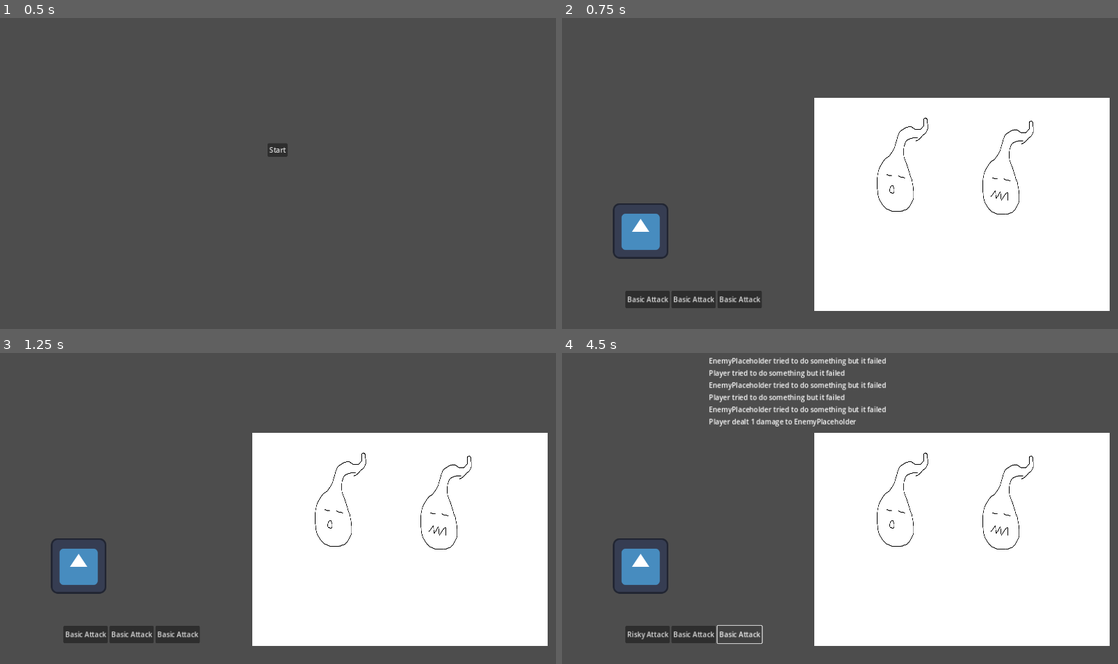
Above: before the commit, frames 1-4 (two rows, left to right).
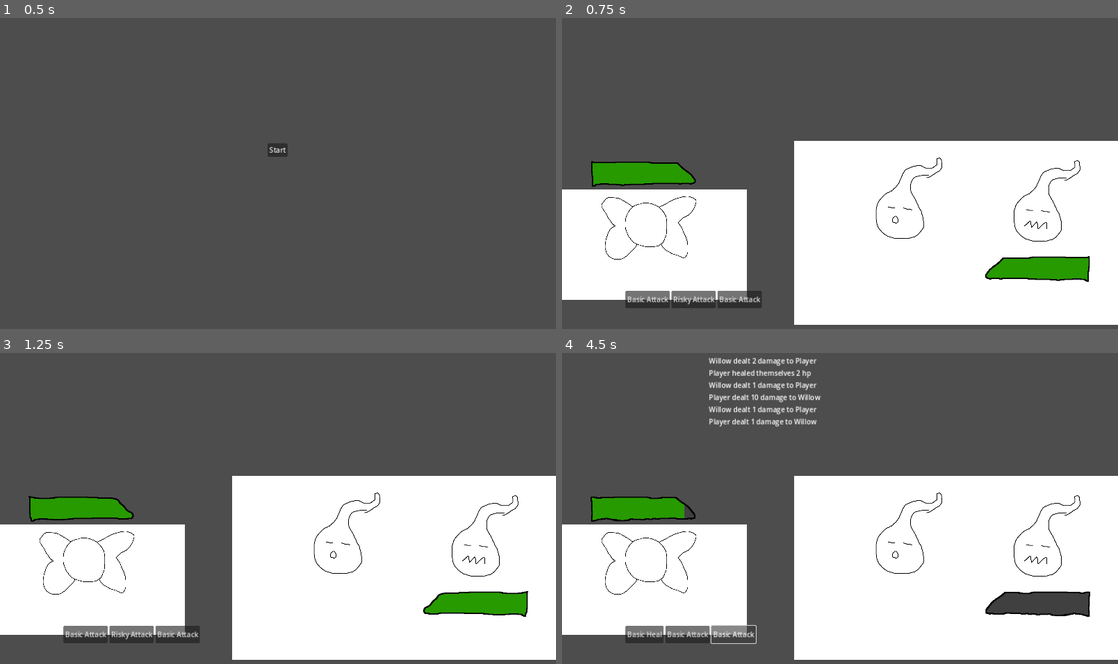
Above: after the commit, the same moments.

Repository: bonsaipropaganda/mini-jam-139
Game: Godot game, scene res://scenes/UI/main_menu.tscn
Same seed, same stepped clock (60 frames per second), same inputs: the game is played once before the commit and once after it. The engine's default icon, where the game draws it, is replaced by a stand-in: a white triangle on a blue panel in a dark square.
Inputs:
- Up to frame 1 (0.5 s): no input
- Up to frame 2 (0.75 s): click "Start" at 0.5 s
- Up to frame 3 (1.25 s): no input
- Up to frame 4 (4.5 s): click "Basic Attack" at 1.25 s; click "Basic Attack" at 2 s; click "Risky Attack" (after the commit: "Basic Heal") at 2.75 s; click "Risky Attack" at 3.5 s; click "Basic Attack" at 4.25 s

Frame 1 is identical in both runs. In frame 2, 28% of the frame differs, in the area x 0-100%, y 25-99%; in frame 3, 28%; in frame 4, 29%, in the area x 0-100%, y 1-99%.

Commit message:
Added: - health bar - a basic enemy "AI" (raaaandom :) - some other coin related stuff

Diff:
--- /dev/null
+++ b/code/UI/health_bar.gd
@@ -0,0 +1,60 @@
+extends TextureProgressBar
+
+
+@export var target_entity: Node:
+	set(value):
+		target_entity = value
+
+		if not target_entity.is_node_ready():
+			await tree_entered
+			await get_tree().process_frame
+
+		target = target_entity.get_node("HealthComponent")
+		if target:
+			set_health(100.0 * target.starting_health / target.max_health)
+			target.health_changed.connect(func(_v):
+				change_health(100.0 * target.current_health / target.max_health)
+			)
+
+@export_group("Animation")
+@export var setup_time: float = 0.1
+@export var animation_time: float = 0.25
+@export var gradient: Gradient
+
+
+var tween: Tween
+var target: HealthComponent
+
+
+func _ready() -> void:
+	value_changed.connect(func(v):
+		tint_progress = gradient.sample(v * 0.01)
+		tint_progress.a = 100.0 / 255.0
+	)
+	$CurrentHealth.value_changed.connect(func(v):
+		$CurrentHealth.tint_progress = gradient.sample(v * 0.01)
+	)
+
+
+## Animate the health change
+## proportion is the new percent health that should be displayed
+func change_health(proportion: float) -> void:
+	if tween:
+		tween.kill()
+
+	tween = create_tween()
+
+	if value > proportion:
+		tween.tween_property(self, ^"value", proportion, animation_time)
+		tween.parallel().tween_property($CurrentHealth, ^"value", proportion, setup_time)
+	else:
+		tween.tween_property(self, ^"value", proportion, setup_time)
+		tween.parallel().tween_property($CurrentHealth, ^"value", proportion, animation_time)
+
+
+func set_health(proportion: float) -> void:
+	if tween:
+		tween.kill()
+
+	value = proportion
+	$CurrentHealth.value = proportion
--- /dev/null
+++ b/code/combat/actions/self_hurt.gd
@@ -0,0 +1,12 @@
+class_name ActionSelfHurt
+extends Action
+
+
+@export var amount: int = 2
+
+
+func apply(source: Node, destination: Node) -> void:
+	var health: HealthComponent = get_health_component(source)
+	health.current_health -= amount
+
+	Global.push_action("%s harmed themselves loosing %s hp" % [source.name, amount])
--- a/code/enemies/enemy.gd
+++ b/code/enemies/enemy.gd
@@ -8,9 +8,39 @@
 signal do_action(action: Action)
 
 
+@export var possible_actions: Array[Action] = []
+@export var weights: Array[float] = []
+
+
 @onready var health_component = $HealthComponent
 
 
 func play_turn() -> void:
+	# Wait to make the combat history more legible
 	await get_tree().create_timer(0.5).timeout
-	do_action.emit(NullAction.new())
+
+	# Make sure actions are setup properly
+	if possible_actions.size() == 0:
+		do_action.emit(NullAction.new())
+
+	if possible_actions.size() != weights.size():
+		push_error("Bad data: Enemy has %s possible actions and %s weights for them." %
+					[possible_actions.size(), weights.size()])
+
+	# Get total action weights
+	var total_weight: float = 0.0
+	for w in weights:
+		total_weight += w
+
+	# Select random action
+	var rnd_act: float = total_weight * Global.rng.randf()
+	print("rnd act: ", rnd_act)
+	var act_idx: int   = 0
+	var curr_weight: float = 0.0
+	for w in weights:
+		curr_weight += w
+		if rnd_act < curr_weight:
+			break
+		act_idx += 1
+
+	do_action.emit(possible_actions[act_idx])
--- a/code/health_component.gd
+++ b/code/health_component.gd
@@ -6,8 +6,11 @@
 # emits these signals (that's all you really need to know)
 signal die
 signal take_damage
+signal health_changed(value: float)
 
-@export var starting_health: int
+@export var starting_health: int = 20
+@export var max_health: int = 20
+
 var current_health:
 	set(new_value):
 		var took_dmg = false
@@ -16,7 +19,8 @@
 			if new_value < current_health:
 				took_dmg = true
 		# sets the value like normal
-		current_health = new_value
+		current_health = min(new_value, max_health)
+		health_changed.emit(current_health)
 		# signal emitted after setting current_health
 		if took_dmg:
 			print(current_health)
--- /dev/null
+++ b/code/resources/coins/basic_heal.tres
@@ -0,0 +1,20 @@
+[gd_resource type="Resource" script_class="Coin" load_steps=5 format=3 uid="uid://dlnjy5dwd3a7j"]
+
+[ext_resource type="Script" path="res://code/combat/actions/heal.gd" id="1_neog3"]
+[ext_resource type="Script" path="res://code/coin.gd" id="1_tbgob"]
+
+[sub_resource type="Resource" id="Resource_eqvtd"]
+script = ExtResource("1_neog3")
+amount = 2
+
+[sub_resource type="Resource" id="Resource_p5rqs"]
+script = ExtResource("1_neog3")
+amount = 4
+
+[resource]
+script = ExtResource("1_tbgob")
+coin_name = "Basic Heal"
+description = ""
+head_weight = 0.8
+head_action = SubResource("Resource_eqvtd")
+tail_action = SubResource("Resource_p5rqs")
--- a/code/resources/coins/risky_attack.tres
+++ b/code/resources/coins/risky_attack.tres
@@ -2,19 +2,20 @@
 
 [ext_resource type="Script" path="res://code/combat/actions/deal_damage.gd" id="1_hiyuj"]
 [ext_resource type="Script" path="res://code/coin.gd" id="1_xprp4"]
-[ext_resource type="Script" path="res://code/combat/actions/action.gd" id="3_06jrc"]
+[ext_resource type="Script" path="res://code/combat/actions/self_hurt.gd" id="3_u0m18"]
 
 [sub_resource type="Resource" id="Resource_jxwrs"]
 script = ExtResource("1_hiyuj")
 amount = 10
 
-[sub_resource type="Resource" id="Resource_8lhmq"]
-script = ExtResource("3_06jrc")
+[sub_resource type="Resource" id="Resource_0hxsj"]
+script = ExtResource("3_u0m18")
+amount = 2
 
 [resource]
 script = ExtResource("1_xprp4")
 coin_name = "Risky Attack"
 description = ""
-head_weight = 0.4
+head_weight = 0.35
 head_action = SubResource("Resource_jxwrs")
-tail_action = SubResource("Resource_8lhmq")
+tail_action = SubResource("Resource_0hxsj")
--- /dev/null
+++ b/scenes/UI/health_bar.tscn
@@ -0,0 +1,58 @@
+[gd_scene load_steps=13 format=3 uid="uid://bh7g0ayrjj5c2"]
+
+[ext_resource type="Texture2D" uid="uid://4fie8386rv0j" path="res://art/HealthBar/empty_0001.png" id="1_im0rt"]
+[ext_resource type="Texture2D" uid="uid://rw4po4etcafu" path="res://art/HealthBar/empty_0002.png" id="2_j26ke"]
+[ext_resource type="Texture2D" uid="uid://ck8122trmcjce" path="res://art/HealthBar/empty_0003.png" id="3_pw48j"]
+[ext_resource type="Texture2D" uid="uid://d0h0iwoittfte" path="res://art/HealthBar/empty_0004.png" id="4_2xavv"]
+[ext_resource type="Texture2D" uid="uid://cjdqd3c21k6j8" path="res://art/HealthBar/over_0001.png" id="5_nkofq"]
+[ext_resource type="Texture2D" uid="uid://bhr7m1wufafsb" path="res://art/HealthBar/over_0002.png" id="6_3tpnt"]
+[ext_resource type="Texture2D" uid="uid://c0lmfrdqtbycv" path="res://art/HealthBar/over_0003.png" id="7_k35bf"]
+[ext_resource type="Texture2D" uid="uid://br02rjmw6qeia" path="res://art/HealthBar/over_0004.png" id="8_fvghb"]
+[ext_resource type="Script" path="res://code/UI/health_bar.gd" id="9_6wbrh"]
+
+[sub_resource type="AnimatedTexture" id="AnimatedTexture_4bntx"]
+frames = 4
+frame_0/texture = ExtResource("1_im0rt")
+frame_0/duration = 0.5
+frame_1/texture = ExtResource("2_j26ke")
+frame_1/duration = 0.5
+frame_2/texture = ExtResource("3_pw48j")
+frame_2/duration = 0.5
+frame_3/texture = ExtResource("4_2xavv")
+frame_3/duration = 0.5
+
+[sub_resource type="AnimatedTexture" id="AnimatedTexture_am6i2"]
+frames = 4
+frame_0/texture = ExtResource("5_nkofq")
+frame_0/duration = 0.5
+frame_1/texture = ExtResource("6_3tpnt")
+frame_1/duration = 0.5
+frame_2/texture = ExtResource("7_k35bf")
+frame_2/duration = 0.5
+frame_3/texture = ExtResource("8_fvghb")
+frame_3/duration = 0.5
+
+[sub_resource type="Gradient" id="Gradient_7jx76"]
+interpolation_mode = 2
+offsets = PackedFloat32Array(0, 0.177914, 0.325153, 0.693252)
+colors = PackedColorArray(0.833681, 0, 0.0996185, 1, 0.829071, 0.485689, 0.0866036, 1, 0.830529, 0.680192, 0.0786497, 1, 0.151561, 0.603856, 9.62615e-07, 1)
+
+[node name="HealthBar" type="TextureProgressBar"]
+anchors_preset = 15
+anchor_right = 1.0
+anchor_bottom = 1.0
+grow_horizontal = 2
+grow_vertical = 2
+value = 75.0
+texture_under = SubResource("AnimatedTexture_4bntx")
+texture_progress = SubResource("AnimatedTexture_am6i2")
+tint_progress = Color(1, 1, 1, 0.392157)
+script = ExtResource("9_6wbrh")
+gradient = SubResource("Gradient_7jx76")
+
+[node name="CurrentHealth" type="TextureProgressBar" parent="."]
+layout_mode = 0
+offset_right = 40.0
+offset_bottom = 40.0
+value = 25.0
+texture_progress = SubResource("AnimatedTexture_am6i2")
--- /dev/null
+++ b/scenes/enemies/Willo.tscn
@@ -0,0 +1,25 @@
+[gd_scene load_steps=7 format=3 uid="uid://cqmtn0q37ttcv"]
+
+[ext_resource type="Script" path="res://code/enemies/enemy.gd" id="1_gdvk1"]
+[ext_resource type="Texture2D" uid="uid://b6tdgmy4ofyoc" path="res://art/Enemies/Willo.png" id="1_tpj7i"]
+[ext_resource type="Script" path="res://code/combat/actions/deal_damage.gd" id="2_go60f"]
+[ext_resource type="PackedScene" uid="uid://t0c7cg537fse" path="res://scenes/health_component.tscn" id="2_u8w1j"]
+
+[sub_resource type="Resource" id="Resource_n6mry"]
+script = ExtResource("2_go60f")
+amount = 1
+
+[sub_resource type="Resource" id="Resource_0ohgn"]
+script = ExtResource("2_go60f")
+amount = 2
+
+[node name="Willow" type="Sprite2D"]
+scale = Vector2(0.5, 0.5)
+texture = ExtResource("1_tpj7i")
+script = ExtResource("1_gdvk1")
+possible_actions = Array[Resource("res://code/combat/actions/action.gd")]([SubResource("Resource_n6mry"), SubResource("Resource_0ohgn")])
+weights = Array[float]([2.0, 0.5])
+
+[node name="HealthComponent" parent="." instance=ExtResource("2_u8w1j")]
+starting_health = 10
+max_health = 10
--- a/scenes/main.tscn
+++ b/scenes/main.tscn
@@ -1,12 +1,11 @@
-[gd_scene load_steps=8 format=3 uid="uid://iejmmnbiii2j"]
+[gd_scene load_steps=7 format=3 uid="uid://iejmmnbiii2j"]
 
 [ext_resource type="PackedScene" uid="uid://b02po41vs2fo2" path="res://scenes/player.tscn" id="1_rlfoc"]
 [ext_resource type="Script" path="res://code/combat/combat_manager.gd" id="2_0uygc"]
 [ext_resource type="PackedScene" uid="uid://pdhajmhtyjha" path="res://scenes/UI/combat_history.tscn" id="2_5qwly"]
 [ext_resource type="Script" path="res://code/UI/coins_hbox.gd" id="2_6e1k6"]
-[ext_resource type="Texture2D" uid="uid://b6tdgmy4ofyoc" path="res://art/Enemies/Willo.png" id="2_bh4ci"]
-[ext_resource type="PackedScene" uid="uid://t0c7cg537fse" path="res://scenes/health_component.tscn" id="3_7of3u"]
-[ext_resource type="Script" path="res://code/enemies/enemy.gd" id="6_61pkq"]
+[ext_resource type="PackedScene" uid="uid://bh7g0ayrjj5c2" path="res://scenes/UI/health_bar.tscn" id="3_u6i8t"]
+[ext_resource type="PackedScene" uid="uid://cqmtn0q37ttcv" path="res://scenes/enemies/Willo.tscn" id="6_wtn3q"]
 
 [node name="Main" type="Node2D"]
 
@@ -46,25 +45,35 @@
 offset_right = 844.0
 offset_bottom = 133.0
 
+[node name="PlayerHealthBar" parent="CanvasLayer/UI" node_paths=PackedStringArray("target_entity") instance=ExtResource("3_u6i8t")]
+layout_mode = 1
+offset_left = 64.0
+offset_top = 331.0
+offset_right = 320.0
+offset_bottom = 395.0
+target_entity = NodePath("../../../Player")
+
+[node name="EnemyHealthBar" parent="CanvasLayer/UI" node_paths=PackedStringArray("target_entity") instance=ExtResource("3_u6i8t")]
+layout_mode = 1
+offset_left = 1218.0
+offset_top = 550.0
+offset_right = 1474.0
+offset_bottom = 614.0
+scale = Vector2(-1, 1)
+target_entity = NodePath("../../../Willow")
+
 [node name="CombatManager" type="Node" parent="." node_paths=PackedStringArray("player", "enemy")]
 script = ExtResource("2_0uygc")
 player = NodePath("../Player")
-enemy = NodePath("../EnemyPlaceholder")
+enemy = NodePath("../Willow")
 
-[node name="Player" parent="." node_paths=PackedStringArray("opponent") instance=ExtResource("1_rlfoc")]
-position = Vector2(181, 494)
-opponent = NodePath("../EnemyPlaceholder")
+[node name="Player" parent="." instance=ExtResource("1_rlfoc")]
+position = Vector2(184, 526)
 
-[node name="EnemyPlaceholder" type="Sprite2D" parent="."]
-position = Vector2(921, 433)
-scale = Vector2(0.382778, 0.579275)
-texture = ExtResource("2_bh4ci")
-script = ExtResource("6_61pkq")
-
-[node name="HealthComponent" parent="EnemyPlaceholder" instance=ExtResource("3_7of3u")]
-starting_health = 10
+[node name="Willow" parent="." instance=ExtResource("6_wtn3q")]
+position = Vector2(978, 498)
 
 [connection signal="pressed" from="CanvasLayer/UI/CoinsHBox/Coin1Button" to="Player" method="play_coin" binds= [0]]
 [connection signal="pressed" from="CanvasLayer/UI/CoinsHBox/Coin2Button" to="Player" method="play_coin" binds= [1]]
 [connection signal="pressed" from="CanvasLayer/UI/CoinsHBox/Coin3Button" to="Player" method="play_coin" binds= [2]]
-[connection signal="end_player_turn" from="CombatManager" to="EnemyPlaceholder" method="play_turn"]
+[connection signal="end_player_turn" from="CombatManager" to="Willow" method="play_turn"]
--- a/scenes/player.tscn
+++ b/scenes/player.tscn
@@ -1,25 +1,26 @@
-[gd_scene load_steps=7 format=3 uid="uid://b02po41vs2fo2"]
+[gd_scene load_steps=8 format=3 uid="uid://b02po41vs2fo2"]
 
-[ext_resource type="Texture2D" uid="uid://cgja6ht0kspsg" path="res://art/icon.svg" id="1_an2ga"]
 [ext_resource type="Script" path="res://code/player.gd" id="1_u7p6k"]
+[ext_resource type="Texture2D" uid="uid://ca0uupmrtu2e2" path="res://art/Enemies/Fairy 1.png" id="2_bu68y"]
 [ext_resource type="PackedScene" uid="uid://t0c7cg537fse" path="res://scenes/health_component.tscn" id="2_uy2vp"]
 [ext_resource type="PackedScene" uid="uid://72im35ccx8i6" path="res://scenes/coins/deck_component.tscn" id="3_2ov1j"]
 [ext_resource type="Resource" uid="uid://dn6a7rjh1wo52" path="res://code/resources/coins/basic_attack.tres" id="5_r0pke"]
 [ext_resource type="Resource" uid="uid://cwtxmqjixt7v" path="res://code/resources/coins/risky_attack.tres" id="6_hi8ib"]
+[ext_resource type="Resource" uid="uid://dlnjy5dwd3a7j" path="res://code/resources/coins/basic_heal.tres" id="7_r8ms5"]
 
 [node name="Player" type="CharacterBody2D"]
 script = ExtResource("1_u7p6k")
 
 [node name="Sprite2D" type="Sprite2D" parent="."]
-texture = ExtResource("1_an2ga")
+scale = Vector2(0.25, 0.25)
+texture = ExtResource("2_bu68y")
 
 [node name="CollisionShape2D" type="CollisionShape2D" parent="."]
 
 [node name="HealthComponent" parent="." instance=ExtResource("2_uy2vp")]
-starting_health = 10
 
 [node name="DeckComponent" parent="." node_paths=PackedStringArray("deck_owner") instance=ExtResource("3_2ov1j")]
-coins = Array[Resource("res://code/coin.gd")]([ExtResource("5_r0pke"), ExtResource("5_r0pke"), ExtResource("5_r0pke"), ExtResource("5_r0pke"), ExtResource("5_r0pke"), ExtResource("5_r0pke"), ExtResource("5_r0pke"), ExtResource("6_hi8ib"), ExtResource("6_hi8ib"), ExtResource("6_hi8ib")])
+coins = Array[Resource("res://code/coin.gd")]([ExtResource("5_r0pke"), ExtResource("5_r0pke"), ExtResource("5_r0pke"), ExtResource("5_r0pke"), ExtResource("5_r0pke"), ExtResource("5_r0pke"), ExtResource("6_hi8ib"), ExtResource("6_hi8ib"), ExtResource("6_hi8ib"), ExtResource("7_r8ms5")])
 deck_owner = NodePath("..")
 
 [connection signal="dealt" from="DeckComponent" to="." method="_on_deck_component_dealt"]
Binary file added: art/HealthBar/empty_0001.png
Not shown, added: art/HealthBar/empty_0001.png.import
Binary file added: art/HealthBar/empty_0002.png
Not shown, added: art/HealthBar/empty_0002.png.import
Binary file added: art/HealthBar/empty_0003.png
Not shown, added: art/HealthBar/empty_0003.png.import
Binary file added: art/HealthBar/empty_0004.png
Not shown, added: art/HealthBar/empty_0004.png.import
Binary file added: art/HealthBar/over_0001.png
Not shown, added: art/HealthBar/over_0001.png.import
Binary file added: art/HealthBar/over_0002.png
Not shown, added: art/HealthBar/over_0002.png.import
(and 4 more such lines)
